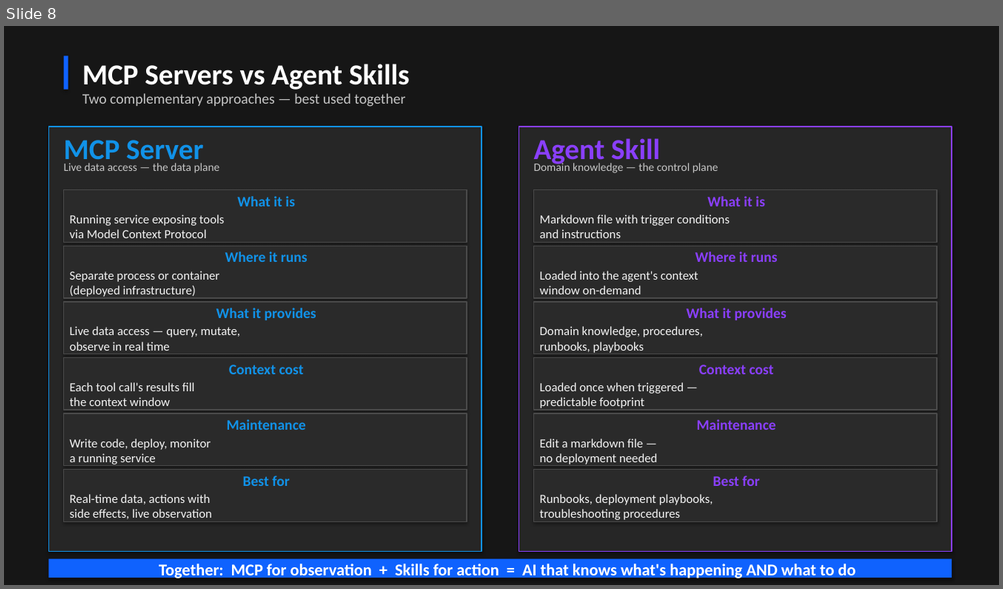
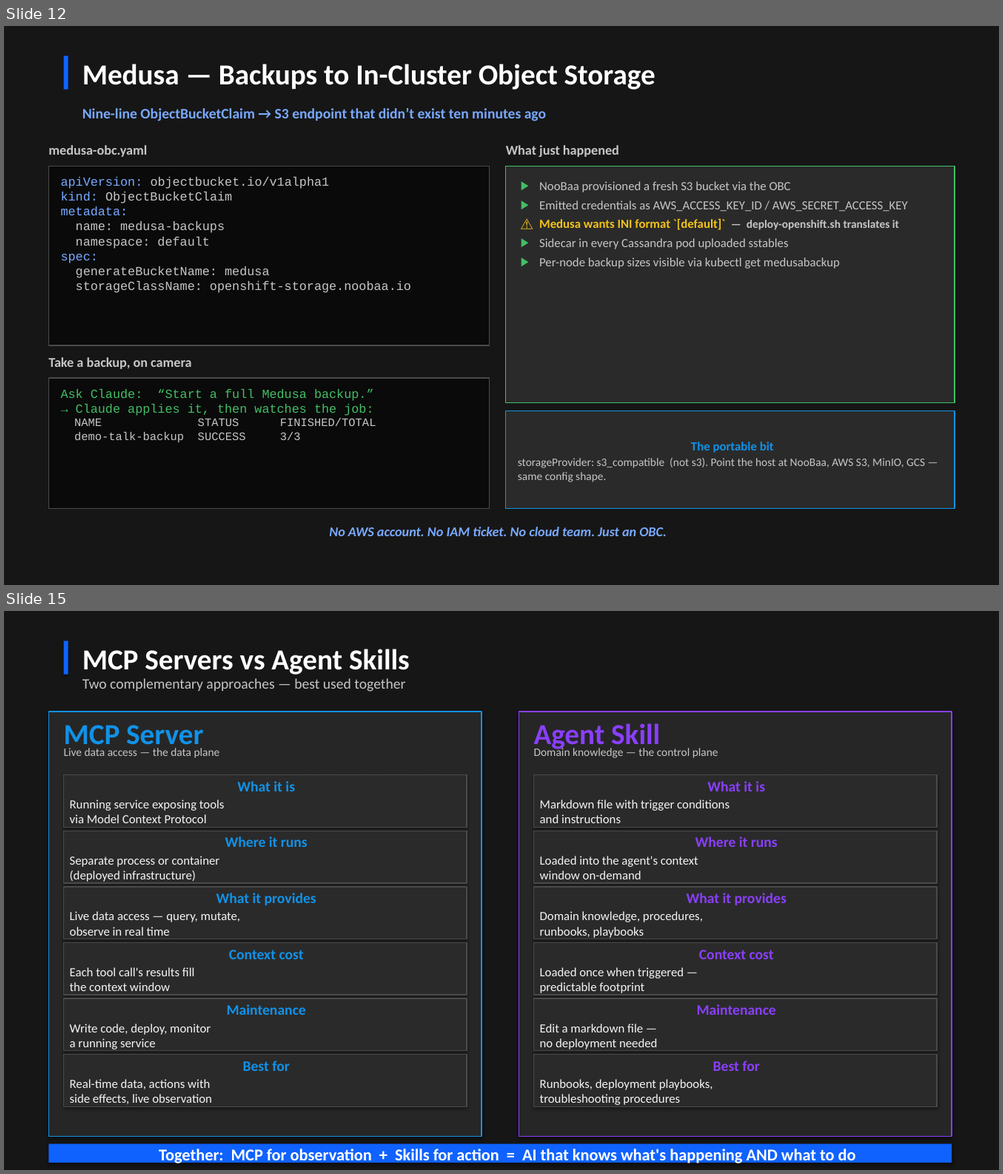
Before and after one commit to jamesc127/k8ssandra-mcp-workshop, a slide deck: k8ssandra-reference-architecture.pptx. Shown one above the other, each under a label of ours: slide 8 before the commit, slides 12 and 15 after it; the slides between them are not shown. The pictures are 1003x589 and 1003x1174 pixels, drawn with LibreOffice and Linux fonts; fonts in the diff are those of the drawing. Boxes give left, top, right and bottom in pixels: in the first picture for what was removed or moved away, otherwise in the second. Text is boxed around its words. In the diff, an @@ line names an element or a change of style, - is before the commit and + after.

```diff
--- a/k8ssandra-reference-architecture.pptx
+++ b/k8ssandra-reference-architecture.pptx
@@ slide 12 added at box(4, 26, 999, 585), background #161616 @@
@@ rectangle added at box(64, 56, 68, 90), fill #0F62FE @@
@@ text added at box(82, 64, 655, 90), 28 pt, text #FFFFFF, bold @@
+Medusa — Backups to In-Cluster Object Storage
@@ text added at box(82, 108, 546, 121), 14 pt, text #78A9FF, bold @@
+Nine-line ObjectBucketClaim → S3 endpoint that didn’t exist ten minutes ago
@@ text added at box(48, 145, 147, 157), 13 pt, text #C6C6C6, bold @@
+medusa-obc.yaml
@@ text added at box(506, 145, 619, 157), 13 pt, text #C6C6C6, bold @@
+What just happened
@@ rectangle added at box(48, 167, 489, 346), fill #0A0A0A, outline #4A4A4A 1 pt, 12 pt, text #C6C6C6 @@
+apiVersion: objectbucket.io/v1alpha1
+kind: ObjectBucketClaim
+metadata:
+name: medusa-backups
+namespace: default
+spec:
+generateBucketName: medusa
+storageClassName: openshift-storage.noobaa.io
@@ rectangle added at box(506, 167, 954, 403), fill #2A2A2A, outline #42BE65 1 pt, 12 pt, text #C6C6C6 @@
+▶ NooBaa provisioned a fresh S3 bucket via the OBC
+▶ Emitted credentials as AWS_ACCESS_KEY_ID / AWS_SECRET_ACCESS_KEY
+⚠ Medusa wants INI format `[default]` — deploy-openshift.sh translates it
+▶ Sidecar in every Cassandra pod uploaded sstables
+▶ Per-node backup sizes visible via kubectl get medusabackup
@@ text added at box(48, 358, 191, 369), 13 pt, text #C6C6C6, bold @@
+Take a backup, on camera
@@ rectangle added at box(48, 378, 489, 508), fill #0A0A0A, outline #4A4A4A 1 pt, 12 pt, text #42BE65 @@
+Ask Claude: “Start a full Medusa backup.”
+→ Claude applies it, then watches the job:
+NAME STATUS FINISHED/TOTAL
+demo-talk-backup SUCCESS 3/3
@@ rectangle added at box(506, 411, 954, 508), fill #2A2A2A, outline #1192E8 1 pt, 11 pt, text #C6C6C6 @@
+The portable bit
+storageProvider: s3_compatible (not s3). Point the host at NooBaa, AWS S3, MinIO, GCS — same config shape.
@@ text added at box(329, 527, 666, 537), 13 pt, text #78A9FF, bold, italic @@
+No AWS account. No IAM ticket. No cloud team. Just an OBC.
@@ what was slide 8 is now slide 15 @@
```
Also in this commit, not shown: 7 slides changed, 8 other slides added, 2 slides removed, 1 other file.
